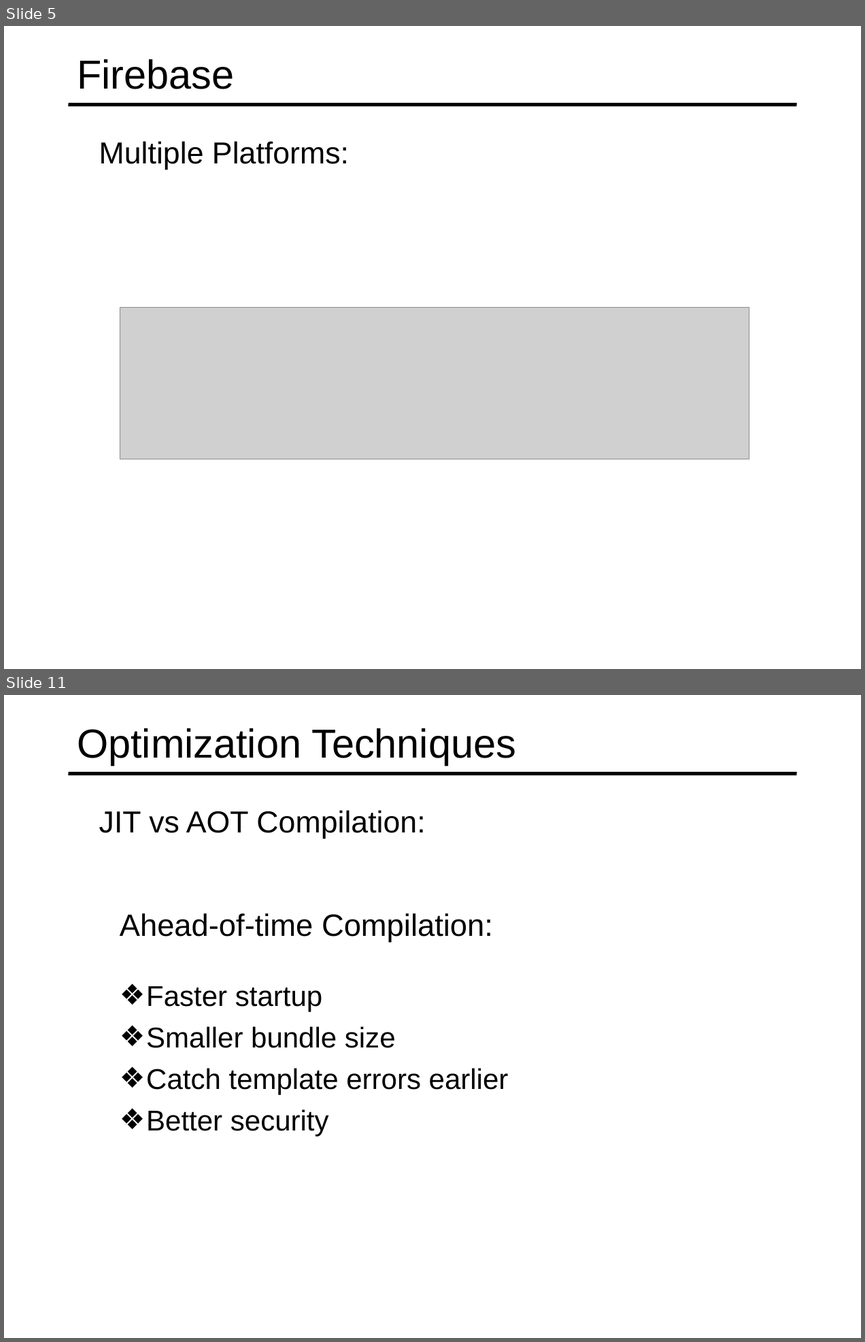
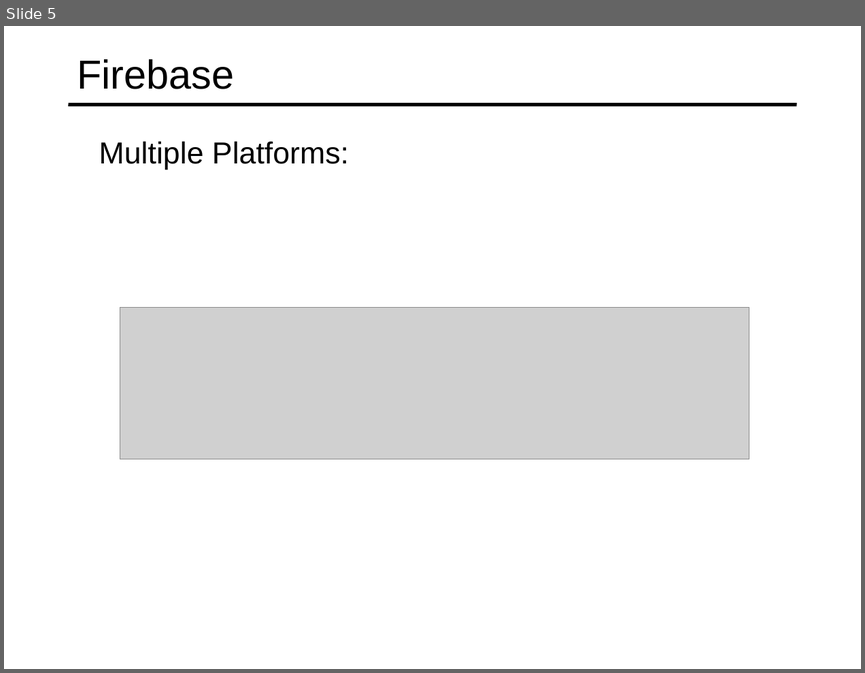
Before and after one commit to specter01wj/Jago_Link_Training, a slide deck: Angular/Angular7/Angular Advanced Course/Essentials/11.Building Real-time Server-less Apps with Firebase/L11_Building Real-time Server-less Apps with Firebase.ppt. Shown one above the other, each under a label of ours: slides 5 and 11 before the commit, slide 5 after it; the slides between them are not shown. The pictures are 865x1342 and 865x673 pixels, drawn with LibreOffice and Linux fonts; fonts in the diff are those of the drawing; grey boxes stand for pictures. Boxes give left, top, right and bottom in pixels: in the first picture for what was removed or moved away, otherwise in the second. Text is boxed around its words. In the diff, an @@ line names an element or a change of style, - is before the commit and + after.

```diff
--- a/Angular/Angular7/Angular Advanced Course/Essentials/11.Building Real-time Server-less Apps with Firebase/L11_Building Real-time Server-less Apps with Firebase.ppt
+++ b/Angular/Angular7/Angular Advanced Course/Essentials/11.Building Real-time Server-less Apps with Firebase/L11_Building Real-time Server-less Apps with Firebase.ppt
@@ slide 11 removed at box(4, 695, 861, 1338), background #FFFFFF; not listed: 1 template element that a slide beside it also shows @@
@@ title removed at box(77, 728, 516, 764) @@
-Optimization Techniques
@@ text removed at box(99, 810, 425, 838) @@
-  JIT vs AOT Compilation:
@@ text removed at box(120, 913, 493, 943) @@
-  Ahead-of-time Compilation:
@@ text removed at box(146, 986, 509, 1136) @@
-  ❖ Faster startup
-  ❖ Smaller bundle size
-  ❖ Catch template errors earlier
-  ❖ Better security
```
Also in this commit, not shown: 1 slide changed, 1 slide added, 18 other slides removed.
